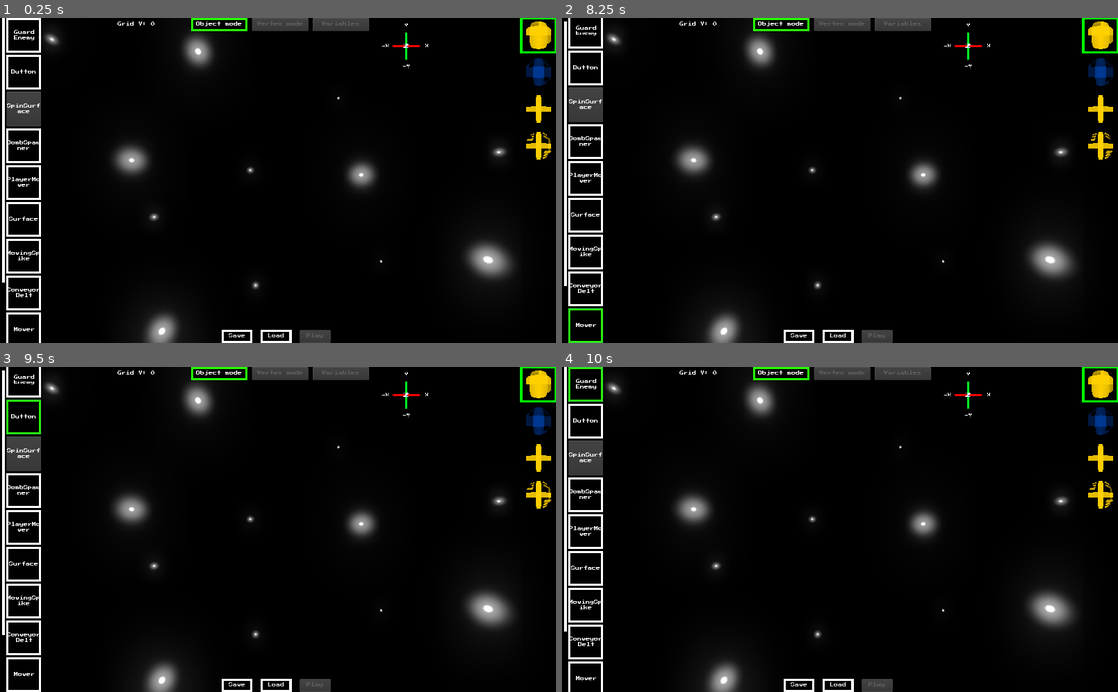
Above: before the commit, frames 1-4 (two rows, left to right).
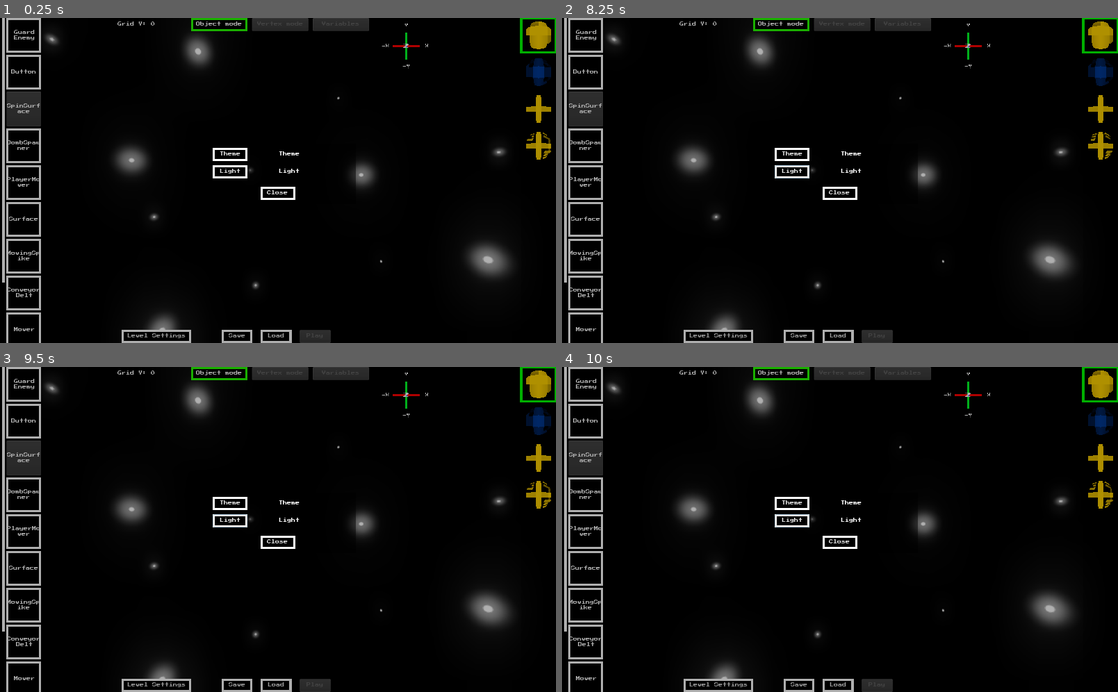
Above: after the commit, the same moments.

Repository: omthegg/WillYouHuman
Game: Godot game, scene res://source/LevelEditor/LevelEditor.tscn
The game is run twice, just before and just after one commit, with the same random seed, the same clock (stepped at 60 frames per second) and the same inputs. This scene is started directly instead of the project's main scene. Sound files missing from this copy of the repository are replaced by a short silence.
Inputs (mouse positions are in pixels of both pictures, inside the frame that each line leads up to):
- Up to frame 1 (0.25 s): no input
- Up to frame 2 (8.25 s): click "Button" at 0.5 s; click (717, 336) at 1.25 s, where only the run after the commit has a clickable "Level Settings"; click (789, 154) at 2 s, where only the run after the commit has a clickable "Theme"; click (789, 170) at 2.75 s, where only the run after the commit has a clickable "Light"; click "Guard Enemy" at 3.5 s; click "BombSpawner" at 4.25 s; click "PlayerMover" at 5 s; click "Surface" at 5.75 s; click "MovingSpike" at 6.5 s; click "Conveyor Belt" at 7.25 s; click "Mover" at 8 s
- Up to frame 3 (9.5 s): click "Button" at 8.75 s
- Up to frame 4 (10 s): click "Guard Enemy" at 9.5 s

The runs differ from the first frame. In frame 1, 5.7% of the frame differs, in the area x 0-100%, y 0-100%; in frame 2, 6.6%; in frame 3, 6.6%; in frame 4, 5.7%.

Commit message:
Level atmosphere settings progress

Diff:
--- a/source/LevelEditor/LevelEditor.gd
+++ b/source/LevelEditor/LevelEditor.gd
@@ -29,8 +29,12 @@
 onready var variables_button = $UI/VariablesButton
 onready var save_button = $UI/SaveButton
 onready var play_button = $UI/PlayButton
+onready var level_settings_button = $UI/LevelSettingsButton
 onready var save_file_dialog = $UI/SaveFileDialog
 onready var load_file_dialog = $UI/LoadFileDialog
+onready var level_settings = $UI/LevelSettings
+onready var level_settings_theme_label = $UI/LevelSettings/ThemeLabel
+onready var level_settings_light_label = $UI/LevelSettings/LightLabel
 
 onready var map = $Map
 onready var map_navmesh = $Map/Navigation/NavigationMeshInstance
@@ -885,3 +889,12 @@
 	hide_selected_object_groups()
 	show_selected_object_groups()
 	group_line_edit.text = ""
+
+
+
+func _on_LevelSettingsButton_pressed():
+	level_settings.show()
+
+
+func _on_LevelSettingsCloseButton_pressed():
+	level_settings.hide()
--- a/source/LevelEditor/LevelEditor.tscn
+++ b/source/LevelEditor/LevelEditor.tscn
@@ -128,6 +128,17 @@
 [sub_resource type="ShortCut" id=31]
 shortcut = SubResource( 36 )
 
+[sub_resource type="StyleBoxFlat" id=39]
+bg_color = Color( 0, 0, 0, 0.509804 )
+
+[sub_resource type="DynamicFont" id=37]
+size = 8
+font_data = ExtResource( 5 )
+
+[sub_resource type="DynamicFont" id=38]
+size = 8
+font_data = ExtResource( 5 )
+
 [node name="LevelEditor" type="Spatial"]
 script = ExtResource( 3 )
 
@@ -511,6 +522,90 @@
 mode = 0
 access = 2
 filters = PoolStringArray( "*.tscn ; Godot Scene File" )
+
+[node name="LevelSettingsButton" type="Button" parent="UI"]
+anchor_left = 0.219
+anchor_top = 0.96
+anchor_right = 0.344
+anchor_bottom = 1.0
+margin_left = -0.256012
+margin_right = -0.256012
+custom_fonts/font = SubResource( 24 )
+custom_styles/hover = ExtResource( 7 )
+custom_styles/pressed = ExtResource( 8 )
+custom_styles/normal = ExtResource( 7 )
+text = "Level Settings"
+
+[node name="LevelSettings" type="Control" parent="UI"]
+margin_left = 368.0
+margin_top = 232.0
+margin_right = 656.0
+margin_bottom = 344.0
+
+[node name="ColorRect" type="ColorRect" parent="UI/LevelSettings"]
+margin_left = -368.0
+margin_top = -232.0
+margin_right = 656.0
+margin_bottom = 368.0
+color = Color( 0, 0, 0, 0.309804 )
+
+[node name="Panel" type="Panel" parent="UI/LevelSettings"]
+anchor_right = 1.0
+anchor_bottom = 1.0
+custom_styles/panel = SubResource( 39 )
+
+[node name="ThemeButton" type="Button" parent="UI/LevelSettings"]
+margin_left = 24.0
+margin_top = 8.0
+margin_right = 88.0
+margin_bottom = 32.0
+custom_fonts/font = SubResource( 37 )
+custom_styles/hover = ExtResource( 7 )
+custom_styles/pressed = ExtResource( 8 )
+custom_styles/normal = ExtResource( 7 )
+text = "Theme"
+
+[node name="LightButton" type="Button" parent="UI/LevelSettings"]
+margin_left = 24.0
+margin_top = 40.0
+margin_right = 88.0
+margin_bottom = 64.0
+custom_fonts/font = SubResource( 37 )
+custom_styles/hover = ExtResource( 7 )
+custom_styles/pressed = ExtResource( 8 )
+custom_styles/normal = ExtResource( 7 )
+text = "Light"
+
+[node name="CloseButton" type="Button" parent="UI/LevelSettings"]
+margin_left = 112.0
+margin_top = 80.0
+margin_right = 176.0
+margin_bottom = 104.0
+custom_fonts/font = SubResource( 37 )
+custom_styles/hover = ExtResource( 7 )
+custom_styles/pressed = ExtResource( 8 )
+custom_styles/normal = ExtResource( 7 )
+text = "Close"
+
+[node name="ThemeLabel" type="Label" parent="UI/LevelSettings"]
+margin_left = 96.0
+margin_top = 8.0
+margin_right = 232.0
+margin_bottom = 32.0
+custom_fonts/font = SubResource( 38 )
+text = "Theme"
+align = 1
+valign = 1
+
+[node name="LightLabel" type="Label" parent="UI/LevelSettings"]
+margin_left = 96.0
+margin_top = 40.0
+margin_right = 232.0
+margin_bottom = 64.0
+custom_fonts/font = SubResource( 38 )
+text = "Light"
+align = 1
+valign = 1
 
 [connection signal="text_entered" from="UI/Panel4/GroupLineEdit" to="." method="_on_GroupLineEdit_text_entered"]
 [connection signal="pressed" from="UI/Panel4/AddGroupButton" to="." method="_on_AddGroupButton_pressed"]
@@ -522,3 +617,5 @@
 [connection signal="pressed" from="UI/LoadButton" to="." method="_on_LoadButton_pressed"]
 [connection signal="file_selected" from="UI/SaveFileDialog" to="." method="_on_SaveFileDialog_file_selected"]
 [connection signal="file_selected" from="UI/LoadFileDialog" to="." method="_on_LoadFileDialog_file_selected"]
+[connection signal="pressed" from="UI/LevelSettingsButton" to="." method="_on_LevelSettingsButton_pressed"]
+[connection signal="pressed" from="UI/LevelSettings/CloseButton" to="." method="_on_LevelSettingsCloseButton_pressed"]
Not shown: 1 places in source/LevelEditor/LevelEditor.tscn that only renumber resources
